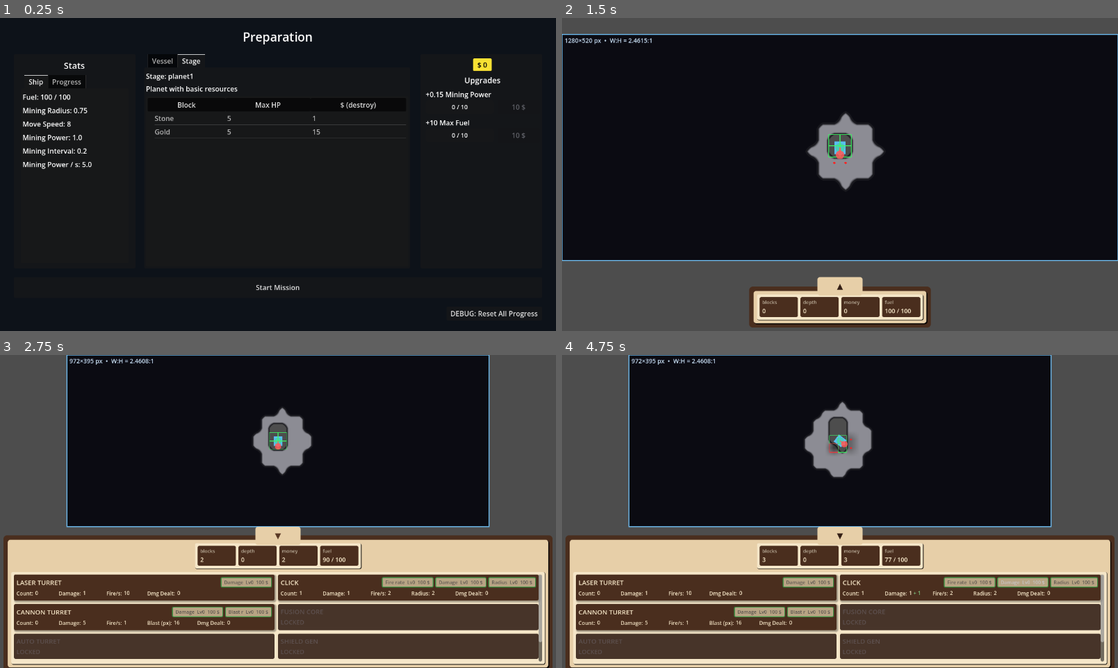
Above: before the commit, frames 1-4 (two rows, left to right).
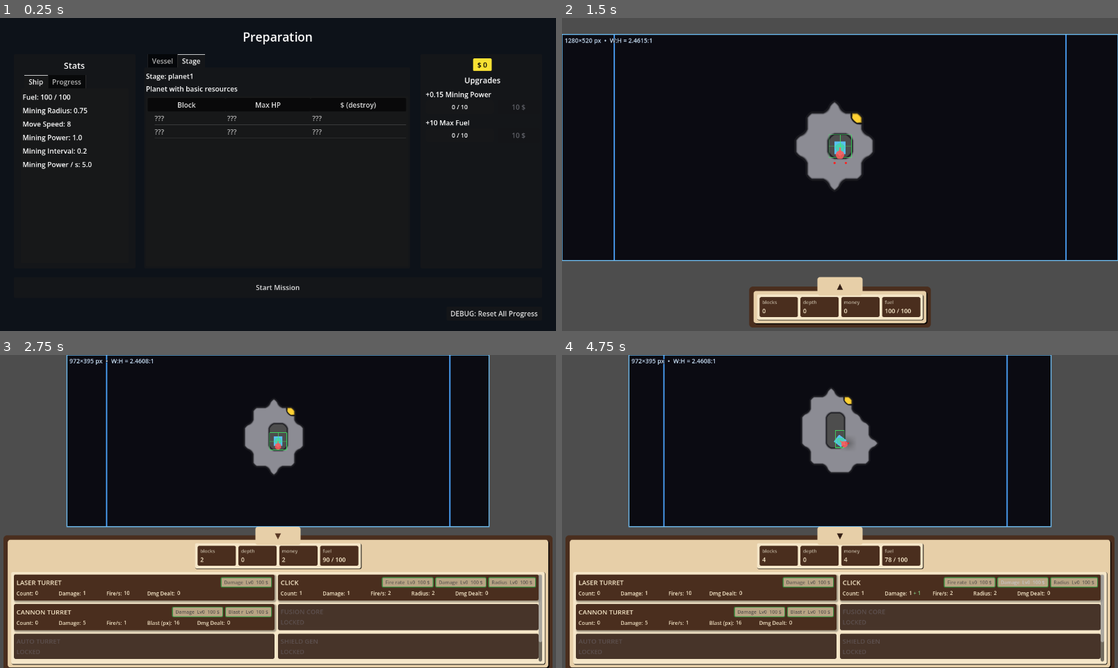
Above: after the commit, the same moments.

Repository: caboyd/blast_game
Game: Godot game, scene res://scenes/prep/Prep.tscn
Two runs of this game, one before a commit and one after it. Both use one fixed random seed, a clock stepped at 60 frames per second and the inputs below.
Inputs:
- Up to frame 1 (0.25 s): no input
- Up to frame 2 (1.5 s): click "DEBUG: Reset All Progress" at 0.5 s; click "Start Mission" at 1.25 s
- Up to frame 3 (2.75 s): click "▲" at 2 s
- Up to frame 4 (4.75 s): click "Damage Lv0 100 $" at 2.75 s; click "Fire rate Lv0 100 $" at 3.5 s; click "Damage Lv0 100 $" at 4.25 s

The runs differ from the first frame. In frame 1, 0.1% of the frame differs, in the area x 27-58%, y 31-38%; in frame 2, 1.7%, in the area x 9-91%, y 5-78%; in frame 3, 1.3%; in frame 4, 1.6%.

Commit message:
Update mining mechanics and enhance block discovery system
- Adjusted MiningVessel position in the Planet1 scene for better gameplay alignment.
- Implemented methods in GameSession to track discovered block types, enhancing player feedback on exploration.
- Updated MiningGrid to facilitate chunk-based world positioning and block discovery tracking.
- Enhanced Prep scene to reflect new block discovery mechanics, improving user experience during gameplay.

Diff:
--- a/scenes/planets/Planet1.tscn
+++ b/scenes/planets/Planet1.tscn
@@ -65,7 +65,7 @@
 
 [node name="MiningVessel" parent="GameplayBlock/AspectRatioContainer/ViewportFrame/SubViewportContainer/GameSubViewport/World2D" instance=ExtResource("3")]
 unique_name_in_owner = true
-position = Vector2(0, 0)
+position = Vector2(160, 160)
 
 [node name="Border" type="ReferenceRect" parent="GameplayBlock/AspectRatioContainer/ViewportFrame"]
 layout_mode = 1
--- a/scripts/planets/Planet1.gd
+++ b/scripts/planets/Planet1.gd
@@ -26,6 +26,8 @@
 		_mining_grid.stage_id = planet_id
 	if _vessel and _mining_grid:
 		_vessel.grid = _mining_grid
+		# Hull origin at the middle of chunk (0,0) in grid/world space.
+		_vessel.position = _mining_grid.get_chunk_center_world(Vector2i.ZERO)
 		_vessel.carve_hull_terrain_on_spawn()
 	if _vessel and not _vessel.out_of_fuel.is_connected(_on_vessel_out_of_fuel):
 		_vessel.out_of_fuel.connect(_on_vessel_out_of_fuel)
--- a/scripts/prep/Prep.gd
+++ b/scripts/prep/Prep.gd
@@ -1,6 +1,8 @@
 extends Control
 
 const _STAGE_TAB_INDEX := 1
+const _STAGE_BLOCK_CATALOG_ID: StringName = &"planet1"
+const _UNKNOWN_BLOCK := "???"
 
 @onready var _start: Button = $Margin/RootVBox/StartMission
 @onready var _career_label: Label = $"Margin/RootVBox/Row/PreviewCol/StatsPanel/StatsMargin/StatsOuter/StatsTabs/Progress/ProgressVBox/CareerBlocksLabel"
@@ -92,7 +94,7 @@
 func _refresh_stage_tab() -> void:
 	if _stage_type_tree == null or _stage_summary == null:
 		return
-	_stage_summary.text = "Stage: %s" % String(&"planet1")
+	_stage_summary.text = "Stage: %s" % String(_STAGE_BLOCK_CATALOG_ID)
 	_stage_type_tree.clear()
 	var root: TreeItem = _stage_type_tree.create_item()
 	for spec in MiningGrid.get_stage_block_type_rows():
@@ -100,9 +102,14 @@
 		if type_id < 0 or type_id >= MiningGrid.TYPE_MAX_HP.size():
 			continue
 		var it: TreeItem = _stage_type_tree.create_item(root)
-		it.set_text(0, str(spec.get("label", "?")))
-		it.set_text(1, "%d" % int(MiningGrid.TYPE_MAX_HP[type_id]))
-		it.set_text(2, "%d" % int(MiningGrid.TYPE_MONEY[type_id]))
+		if GameSession.is_block_type_discovered(_STAGE_BLOCK_CATALOG_ID, type_id):
+			it.set_text(0, str(spec.get("label", "?")))
+			it.set_text(1, "%d" % int(MiningGrid.TYPE_MAX_HP[type_id]))
+			it.set_text(2, "%d" % int(MiningGrid.TYPE_MONEY[type_id]))
+		else:
+			it.set_text(0, _UNKNOWN_BLOCK)
+			it.set_text(1, _UNKNOWN_BLOCK)
+			it.set_text(2, _UNKNOWN_BLOCK)
 
 
 func _refresh_progress() -> void:
--- a/scripts/ships/MiningVessel.gd
+++ b/scripts/ships/MiningVessel.gd
@@ -104,8 +104,20 @@
 	var color_hull_blocked: Color = Color(0.95, 0.2, 0.22, 0.9)
 	var color_mine_dot: Color = Color(1.0, 0.12, 0.12, 0.95)
 	var color_drill_bearing: Color = Color(1.0, 0.35, 0.35, 0.85)
+	var color_chunk_border: Color = Color(0.3, 0.65, 1.0, 0.88)
 
 	var cs: float = MiningGrid.CELL_SIZE_PX
+	var chunk_px: float = float(MiningGrid.CHUNK_SIZE) * cs
+	var origin_chunk: Vector2i = grid.get_chunk_for_world_pos(global_position)
+	const _CHUNK_BORDERS_HALF: int = 4
+	for dcy in range(-_CHUNK_BORDERS_HALF, _CHUNK_BORDERS_HALF + 1):
+		for dcx in range(-_CHUNK_BORDERS_HALF, _CHUNK_BORDERS_HALF + 1):
+			var cchunk: Vector2i = origin_chunk + Vector2i(dcx, dcy)
+			var tlx: float = float(cchunk.x * MiningGrid.CHUNK_SIZE) * cs
+			var tly: float = float(cchunk.y * MiningGrid.CHUNK_SIZE) * cs
+			_draw_world_rect_outline(
+				ci, Vector2(tlx, tly), chunk_px, chunk_px, color_chunk_border, 1.0
+			)
 	var hull_c_world: Vector2 = global_position
 	var rh: float = hull_radius_px
 	var rh_blocked: float = rh + maxf(0.0, hull_debug_blocked_pad_px)
@@ -167,9 +179,15 @@
 func _draw_cell_rect_world_outline(
 	ci: CanvasItem, tl_world: Vector2, cell_size: float, color: Color, width: float
 ) -> void:
+	_draw_world_rect_outline(ci, tl_world, cell_size, cell_size, color, width)
+
+
+func _draw_world_rect_outline(
+	ci: CanvasItem, tl_world: Vector2, w: float, h: float, color: Color, width: float
+) -> void:
 	var tl: Vector2 = ci.to_local(tl_world)
-	var ax: Vector2 = ci.to_local(tl_world + Vector2(cell_size, 0.0)) - tl
-	var ay: Vector2 = ci.to_local(tl_world + Vector2(0.0, cell_size)) - tl
+	var ax: Vector2 = ci.to_local(tl_world + Vector2(w, 0.0)) - tl
+	var ay: Vector2 = ci.to_local(tl_world + Vector2(0.0, h)) - tl
 	var c0: Vector2 = tl
 	var c1: Vector2 = tl + ax
 	var c2: Vector2 = tl + ax + ay
--- a/scripts/systems/GameSession.gd
+++ b/scripts/systems/GameSession.gd
@@ -9,6 +9,7 @@
 
 const _STAGE_REVEAL_MAGIC := 0x52455631
 const _MINING_CHUNK_BYTES := 40 * 40
+const _BLOCK_DISCOVERY_SECTION := "block_discovery"
 
 var selected_ship_id: StringName = &"scout"
 ## Reserved: slot index → turret type id; empty = no pre-mounted turrets from Prep.
@@ -18,6 +19,8 @@
 ## Cumulative blocks destroyed across completed runs; saved to disk.
 var career_blocks_destroyed: int = 0
 var _career_write_pending: bool = false
+## `stage_id` (String) -> { type_id: true } for types seen (vision) or hit (damage).
+var _stage_block_types_found: Dictionary = {}
 
 
 func _ready() -> void:
@@ -47,6 +50,7 @@
 	GameStatistics.money = maxi(0, int(c.get_value(_CAREER_SECTION, _CAREER_KEY_MONEY, 0)))
 	UpgradeBus.read_from_career_config(c)
 	GameStatistics.apply_fuel_max_from_career_load()
+	_load_block_discovery_from_config(c)
 
 
 ## Persists career blocks + current money. Debounced to one write per frame when called from `GameStatistics` money changes.
@@ -67,9 +71,72 @@
 	c.set_value(_CAREER_SECTION, _CAREER_KEY_BLOCKS, career_blocks_destroyed)
 	c.set_value(_CAREER_SECTION, _CAREER_KEY_MONEY, GameStatistics.money)
 	UpgradeBus.write_to_career_config(c)
+	_write_block_discovery_to_config(c)
 	var err := c.save(_CAREER_SAVE_PATH)
 	if err != OK:
 		push_error("GameSession._write_career_to_disk failed: %s" % error_string(err))
+
+
+func is_block_type_discovered(stage_id: StringName, type_id: int) -> bool:
+	if type_id <= 0:
+		return true
+	if not _stage_block_types_found.has(stage_id):
+		return false
+	return bool(_stage_block_types_found[stage_id].get(type_id, false))
+
+
+## Call when a solid block type is revealed or damaged (unlocks bestiary row on prep).
+func mark_block_type_discovered(stage_id: StringName, type_id: int) -> void:
+	if type_id <= 0:
+		return
+	if not _stage_block_types_found.has(stage_id):
+		_stage_block_types_found[stage_id] = {}
+	var m: Dictionary = _stage_block_types_found[stage_id]
+	if m.get(type_id, false):
+		return
+	m[type_id] = true
+	save_career()
+
+
+func _load_block_discovery_from_config(c: ConfigFile) -> void:
+	_stage_block_types_found.clear()
+	if not c.has_section(_BLOCK_DISCOVERY_SECTION):
+		return
+	for k in c.get_section_keys(_BLOCK_DISCOVERY_SECTION):
+		var stage_key: String = String(k)
+		var s: String = str(c.get_value(_BLOCK_DISCOVERY_SECTION, k, ""))
+		s = s.strip_edges()
+		if s.is_empty():
+			continue
+		var sid: StringName = StringName(stage_key)
+		_stage_block_types_found[sid] = {}
+		var m: Dictionary = _stage_block_types_found[sid]
+		for part in s.split(","):
+			var t: String = part.strip_edges()
+			if t.is_empty():
+				continue
+			if t.is_valid_int():
+				m[int(t)] = true
+
+
+func _write_block_discovery_to_config(c: ConfigFile) -> void:
+	if _stage_block_types_found.is_empty():
+		return
+	for sid in _stage_block_types_found:
+		var m: Dictionary = _stage_block_types_found[sid]
+		var ids: Array[int] = []
+		for tid in m:
+			if m[tid]:
+				ids.append(int(tid))
+		if ids.is_empty():
+			continue
+		ids.sort()
+		var s_ids := ""
+		for i in ids.size():
+			if i > 0:
+				s_ids += ","
+			s_ids += str(ids[i])
+		c.set_value(_BLOCK_DISCOVERY_SECTION, String(sid), s_ids)
 
 
 ## Call from Prep when starting a mission so HUD "blocks" counts this run only.
@@ -146,6 +213,7 @@
 	GameStatistics.fuel_max = GameStatistics.BASE_FUEL_MAX
 	GameStatistics.fuel = GameStatistics.fuel_max
 	UpgradeBus._levels.clear()
+	_stage_block_types_found.clear()
 	_career_write_pending = false
 	_write_career_to_disk()
 	_delete_all_stage_reveal_files()
--- a/scripts/target/MiningGrid.gd
+++ b/scripts/target/MiningGrid.gd
@@ -19,6 +19,13 @@
 
 const SHADER_TYPE_COLOR_MAX := 8
 const APRON_COLUMNS := 0
+
+
+## World-space center of the square covered by one chunk (`CHUNK_SIZE` cells per side).
+static func get_chunk_center_world(chunk: Vector2i) -> Vector2:
+	var s: float = float(CHUNK_SIZE) * CELL_SIZE_PX
+	return Vector2((float(chunk.x) + 0.5) * s, (float(chunk.y) + 0.5) * s)
+
 
 ## Landmarks in absolute world cell coordinates (post-generation stamp).
 const STATIC_CELLS: Array[Dictionary] = [
@@ -178,6 +185,11 @@
 
 func world_pos_to_cell(world: Vector2) -> Vector2i:
 	return Vector2i(int(floor(world.x / CELL_SIZE_PX)), int(floor(world.y / CELL_SIZE_PX)))
+
+
+## Chunk index `(floor(cell.x / CHUNK_SIZE), …)` in world / grid space.
+func get_chunk_for_world_pos(world: Vector2) -> Vector2i:
+	return _cell_to_chunk_coord(world_pos_to_cell(world))
 
 
 func cell_top_left_world(cell: Vector2i) -> Vector2:
@@ -293,6 +305,7 @@
 	var t: int = int(cells[idx])
 	if t == TYPE_EMPTY or amount <= 0:
 		return 0
+	GameSession.mark_block_type_discovered(stage_id, t)
 	var hp_before: int = int(hparr[idx])
 	var new_hp: int = hp_before - amount
 	if new_hp <= 0:
@@ -415,6 +428,10 @@
 			if int(rev[idx]) == 0:
 				rev[idx] = 1
 				_reveal_dirty_chunks[ch] = true
+				var cells_ba: PackedByteArray = data["cells"]
+				var t: int = int(cells_ba[idx])
+				if t != TYPE_EMPTY:
+					GameSession.mark_block_type_discovered(stage_id, t)
 				any_new = true
 	if any_new:
 		_visual_dirty = true
